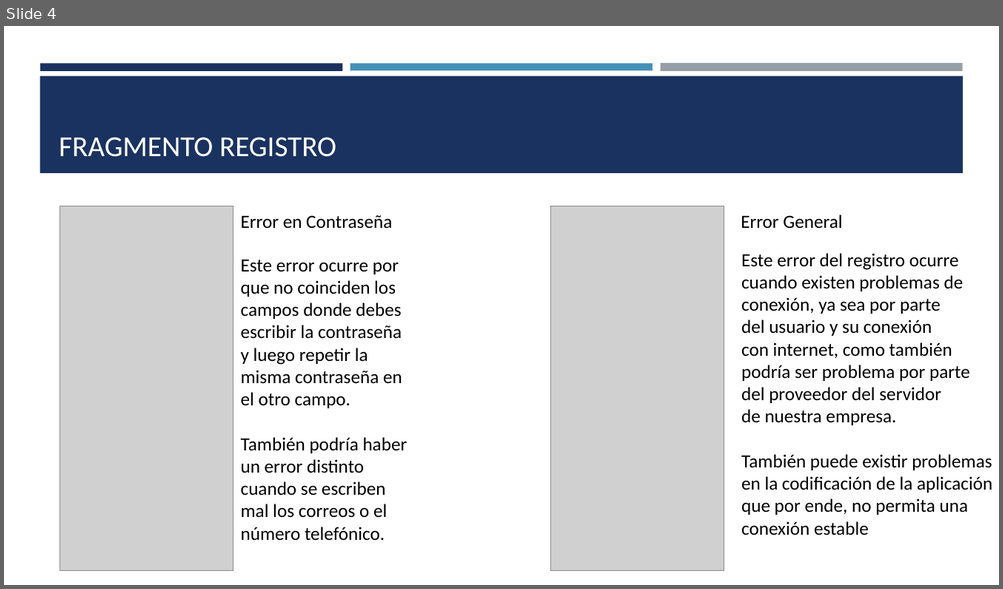
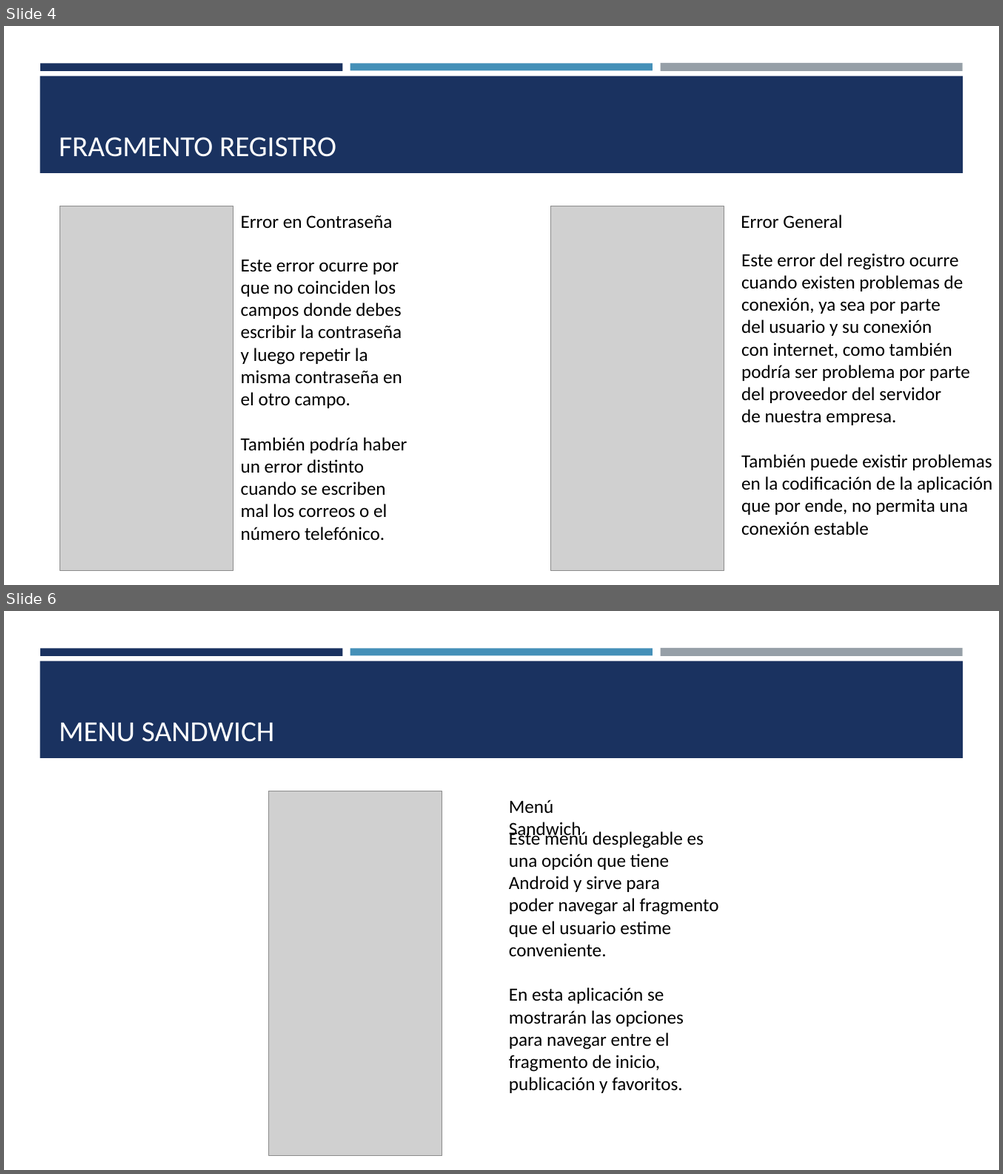
Before and after one commit to enzohachi/PerritosChile, a slide deck: presentacion proyecto/Aplicación Perritos Chile.pptx. Shown one above the other, each under a label of ours: slide 4 before the commit, slides 4 and 6 after it; the slides between them are not shown. The pictures are 1003x589 and 1003x1174 pixels, drawn with LibreOffice and Linux fonts; fonts in the diff are those of the drawing; grey boxes stand for pictures. Boxes give left, top, right and bottom in pixels: in the first picture for what was removed or moved away, otherwise in the second. Text is boxed around its words. In the diff, an @@ line names an element or a change of style, - is before the commit and + after.

```diff
--- a/presentacion proyecto/Aplicación Perritos Chile.pptx
+++ b/presentacion proyecto/Aplicación Perritos Chile.pptx
@@ slide 6 added at bbox=[4, 611, 999, 1170], background #FFFFFF; not listed: 4 template elements that a slide beside it also shows @@
@@ title added at bbox=[59, 722, 274, 742], 28 pt, text #FFFFFF @@
+MENU SANDWICH
@@ picture added at bbox=[269, 791, 442, 1156] @@
@@ text added at bbox=[509, 800, 581, 840], 18 pt, text #000000 @@
+Menú Sandwich
@@ text added at bbox=[509, 829, 719, 1093], 18 pt, text #000000 @@
+Este menú desplegable es
+una opción que tiene
+Android y sirve para
+poder navegar al fragmento
+que el usuario estime
+conveniente.
+En esta aplicación se
+mostrarán las opciones
+para navegar entre el
+fragmento de inicio,
+publicación y favoritos.
```
Also in this commit, not shown: 1 slide changed, 4 other slides added, 1 slide removed, 4 other files.
